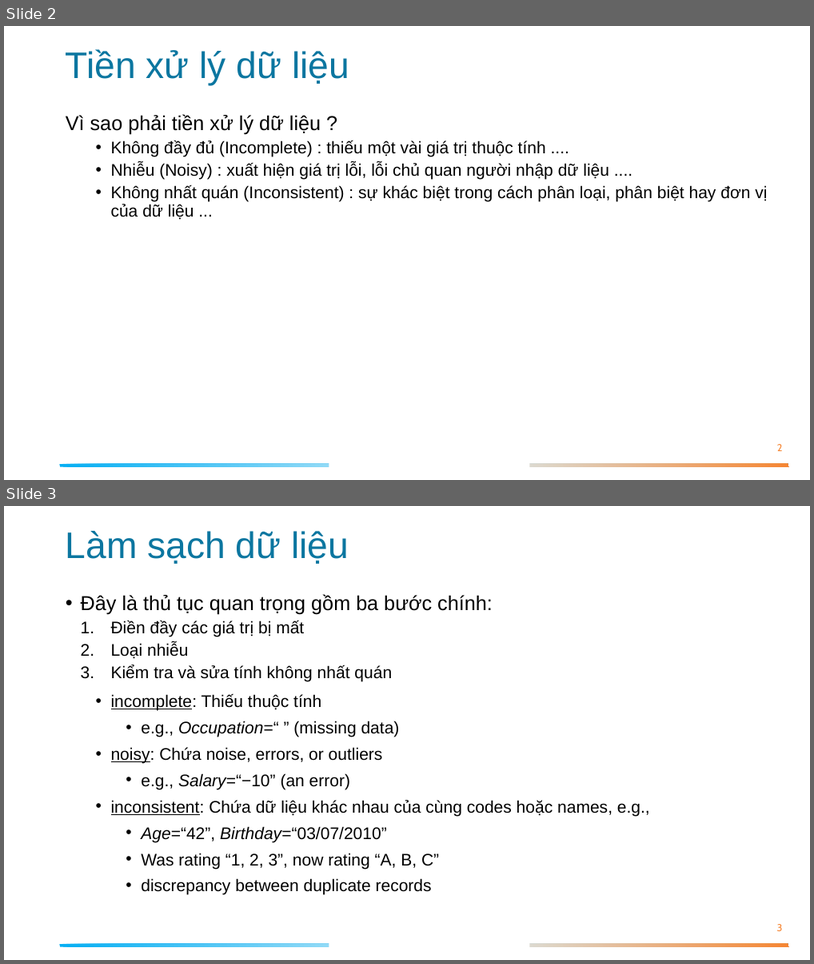
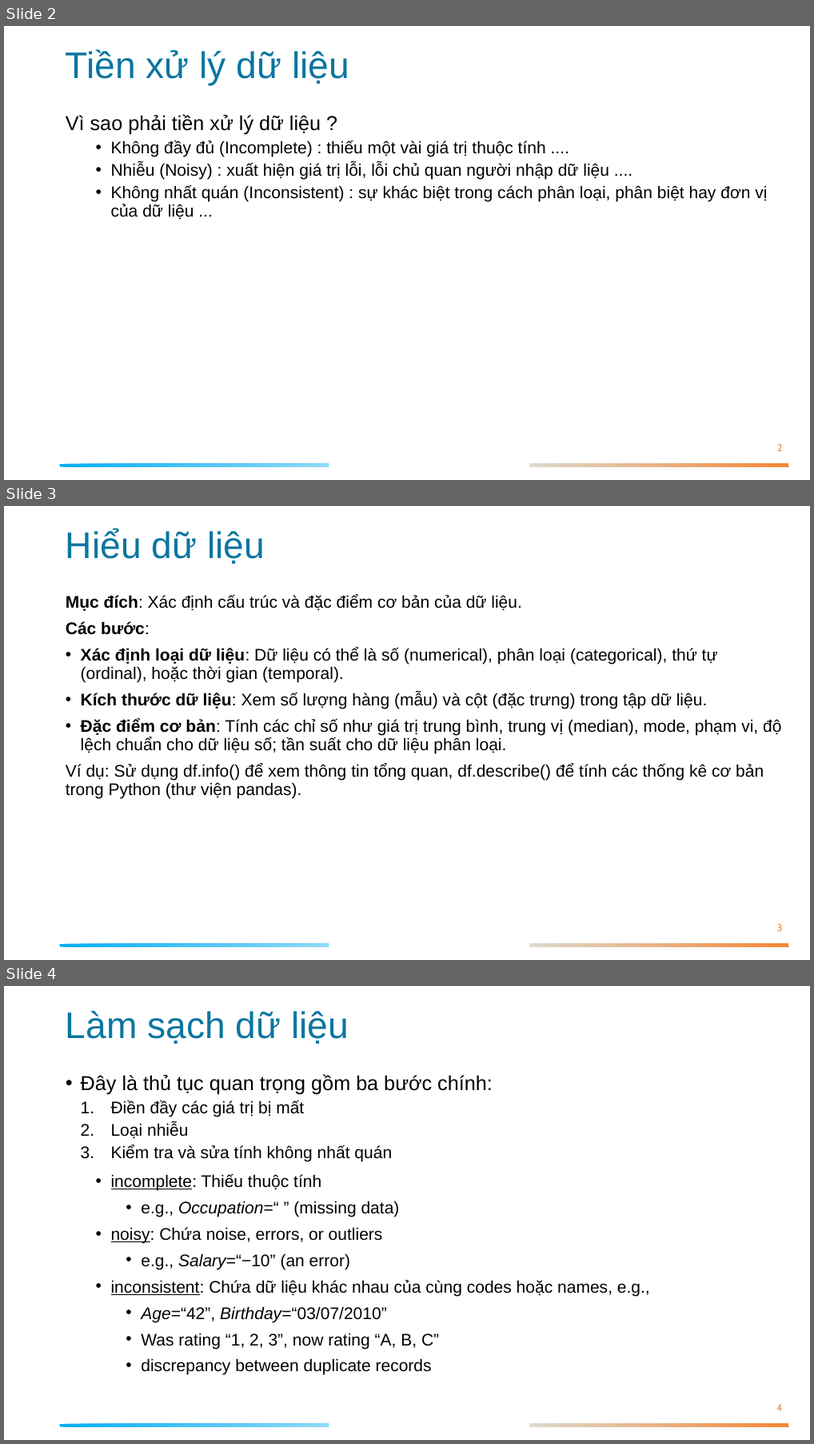
Before and after one commit to hoangducanh1865/Falcon-Class, a slide deck: Slide/Lesson 4/Data preprocessing.pptx. Shown one above the other, each under a label of ours: slides 2 and 3 before the commit, slides 2, 3 and 4 after it. The pictures are 814x964 and 814x1444 pixels, drawn with LibreOffice and Linux fonts; fonts in the diff are those of the drawing. Boxes give left, top, right and bottom in pixels: in the first picture for what was removed or moved away, otherwise in the second. Text is boxed around its words. In the diff, an @@ line names an element or a change of style, - is before the commit and + after.

```diff
--- a/Slide/Lesson 4/Data preprocessing.pptx
+++ b/Slide/Lesson 4/Data preprocessing.pptx
@@ slide 3 added at (x1=4, y1=506, x2=810, y2=960), background #FFFFFF; not listed: 2 template elements that a slide beside it also shows @@
@@ title added at (x1=66, y1=529, x2=265, y2=564), 44 pt, text #0B76A0 @@
+Hiểu dữ liệu
@@ text added at (x1=66, y1=594, x2=782, y2=798), 20 pt, text #000000 @@
+Mục đích: Xác định cấu trúc và đặc điểm cơ bản của dữ liệu.
+Các bước:
+• Xác định loại dữ liệu: Dữ liệu có thể là số (numerical), phân loại (categorical), thứ tự (ordinal), hoặc thời gian (temporal).
+• Kích thước dữ liệu: Xem số lượng hàng (mẫu) và cột (đặc trưng) trong tập dữ liệu.
+• Đặc điểm cơ bản: Tính các chỉ số như giá trị trung bình, trung vị (median), mode, phạm vi, độ lệch chuẩn cho dữ liệu số; tần suất cho dữ liệu phân loại.
+Ví dụ: Sử dụng df.info() để xem thông tin tổng quan, df.describe() để tính các thống kê cơ bản trong Python (thư viện pandas).
@@ page number added at (x1=778, y1=924, x2=783, y2=931), 12 pt, text #F68633 @@
+3
@@ what was slide 3 is now slide 4 @@
@@ page number at (x1=777, y1=1404, x2=782, y2=1411): text changed @@
-3
+4
```
Also in this commit, not shown: 2 other slides added, 1 other file.
